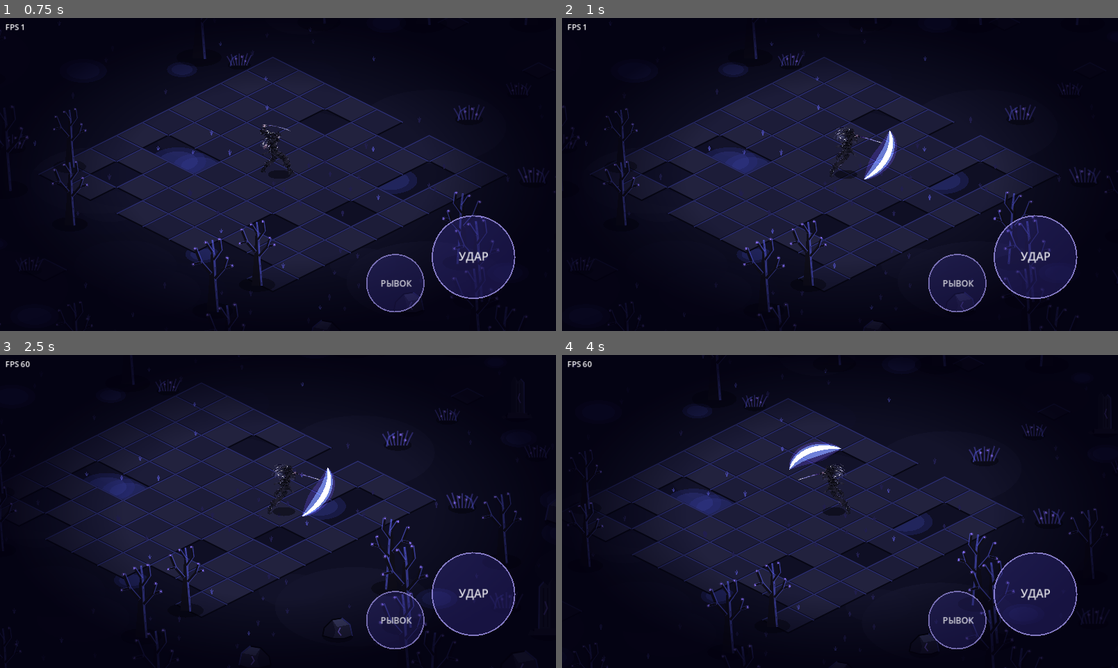
Above: before the commit, frames 1-4 (two rows, left to right).
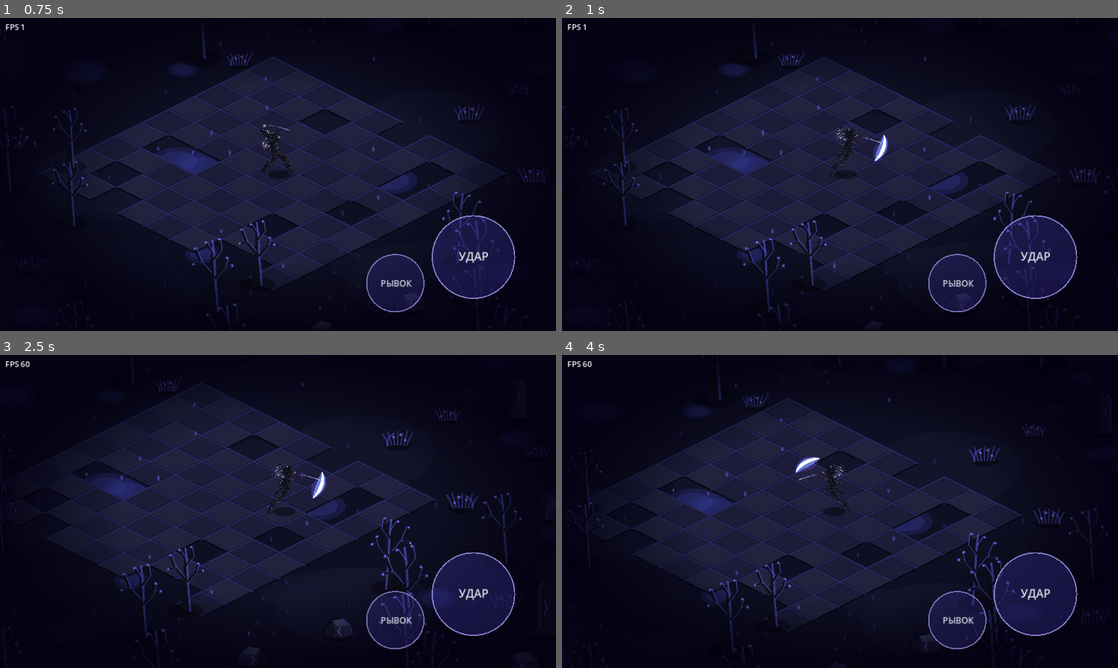
Above: after the commit, the same moments.

Repository: Masuku4129/Game
Game: Godot game, scene res://main.tscn
The game is run twice, just before and just after one commit, with the same random seed, the same clock (stepped at 60 frames per second) and the same inputs.
Inputs (mouse positions are in pixels of both pictures, inside the frame that each line leads up to):
- Up to frame 1 (0.75 s): tap Enter at 0.5 s; move the mouse to (400, 158) at 0.52 s; hold D from 0.53 s (still down); tap J at 0.6 s; click (400, 158) at 0.67 s
- Up to frame 2 (1 s): keep holding D
- Up to frame 3 (2.5 s): release D at 1.25 s; drag from (166, 527) to (250, 574) at 1.27 s; move the mouse to (333, 442) at 2.02 s; hold D from 2.03 s (still down); tap J at 2.1 s
- Up to frame 4 (4 s): release D at 2.75 s; drag from (812, 574) to (673, 464) at 2.77 s; move the mouse to (1006, 558) at 3.52 s; hold A from 3.53 s (still down); tap J at 3.6 s

Frame 1 is identical in both runs. In frame 2, 0.5% of the frame differs, in the area x 54-61%, y 36-52%; in frame 3, 0.5%; in frame 4, 0.5%, in the area x 40-51%, y 27-38%.

Commit message:
Wilds: полумесяцы меньше и ближе к клинку
Co-Authored-By: Claude Sonnet 5.5 <noreply@anthropic.com>
Claude-Session: https://claude.ai/code/session_01XvKRdjkTEqndhwRATULBKN

Diff:
--- a/wilds/player.gd
+++ b/wilds/player.gd
@@ -223,16 +223,16 @@
 	var s = preload("res://slash_fx.gd").new()
 	var th := _sector * PI / 4.0
 	var sgn := 1.0 if combo != 1 else -1.0
-	s.a0 = th - 1.45 * sgn
-	s.a1 = th + 1.45 * sgn
+	s.a0 = th - 1.15 * sgn
+	s.a1 = th + 1.15 * sgn
 	s.rot = [-0.35, 0.35, 0.0][combo] * (-1.0 if cos(th) < -0.1 else 1.0)
 	if combo == 2:
-		s.rx = 90.0
-		s.ry = 120.0
-		s.a0 = th - 1.7 * sgn - PI * 0.5
-		s.a1 = th + 1.1 * sgn - PI * 0.5
+		s.rx = 58.0
+		s.ry = 80.0
+		s.a0 = th - 1.4 * sgn - PI * 0.5
+		s.a1 = th + 0.9 * sgn - PI * 0.5
 	s.hold = hold
-	s.position = Vector2(0.0, -62.0)
+	s.position = Vector2(cos(th) * 22.0, sin(th) * 16.0 - 66.0)
 	add_child(s)
 
 
--- a/wilds/slash_fx.gd
+++ b/wilds/slash_fx.gd
@@ -1,7 +1,7 @@
 extends Node2D
 ## Светящийся полумесяц по дуге взмаха, рисуется кодом (аддитивное смешивание).
-var rx := 108.0
-var ry := 84.0
+var rx := 70.0
+var ry := 54.0
 var rot := 0.0
 var a0 := -1.4
 var a1 := 1.4
@@ -62,7 +62,7 @@
 			var u := float(i) / n
 			var pos := _pt(lerpf(tail, head, u))
 			var lw: float = L[0]
-			var w: float = pow(sin(PI * u), 0.75) * 26.0 * lw
+			var w: float = pow(sin(PI * u), 0.75) * 17.0 * lw
 			var nrm := pos.normalized()
 			outer.append(pos + nrm * w * 0.30)
 			inner.append(pos - nrm * w * 0.70)
